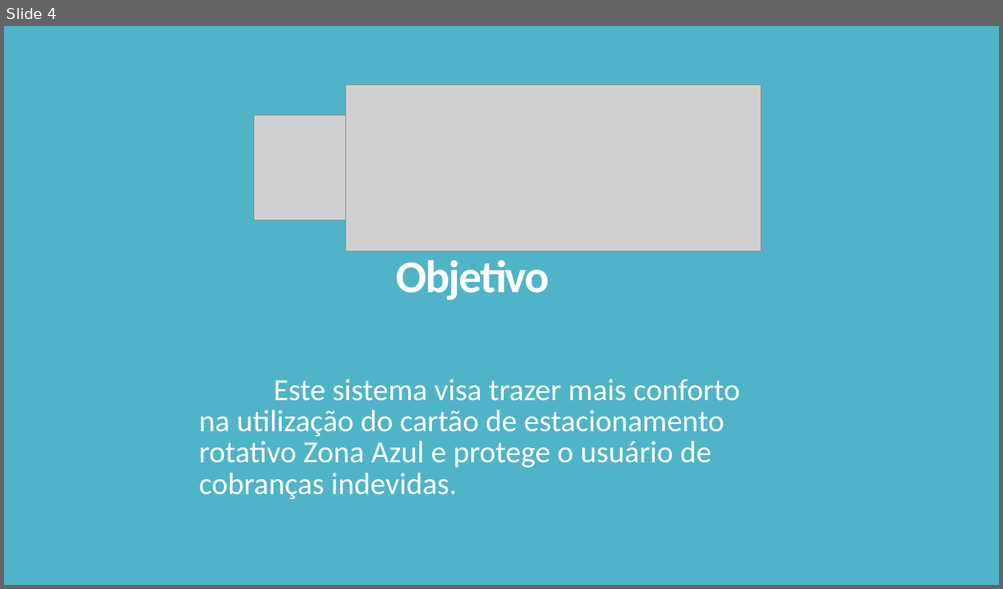
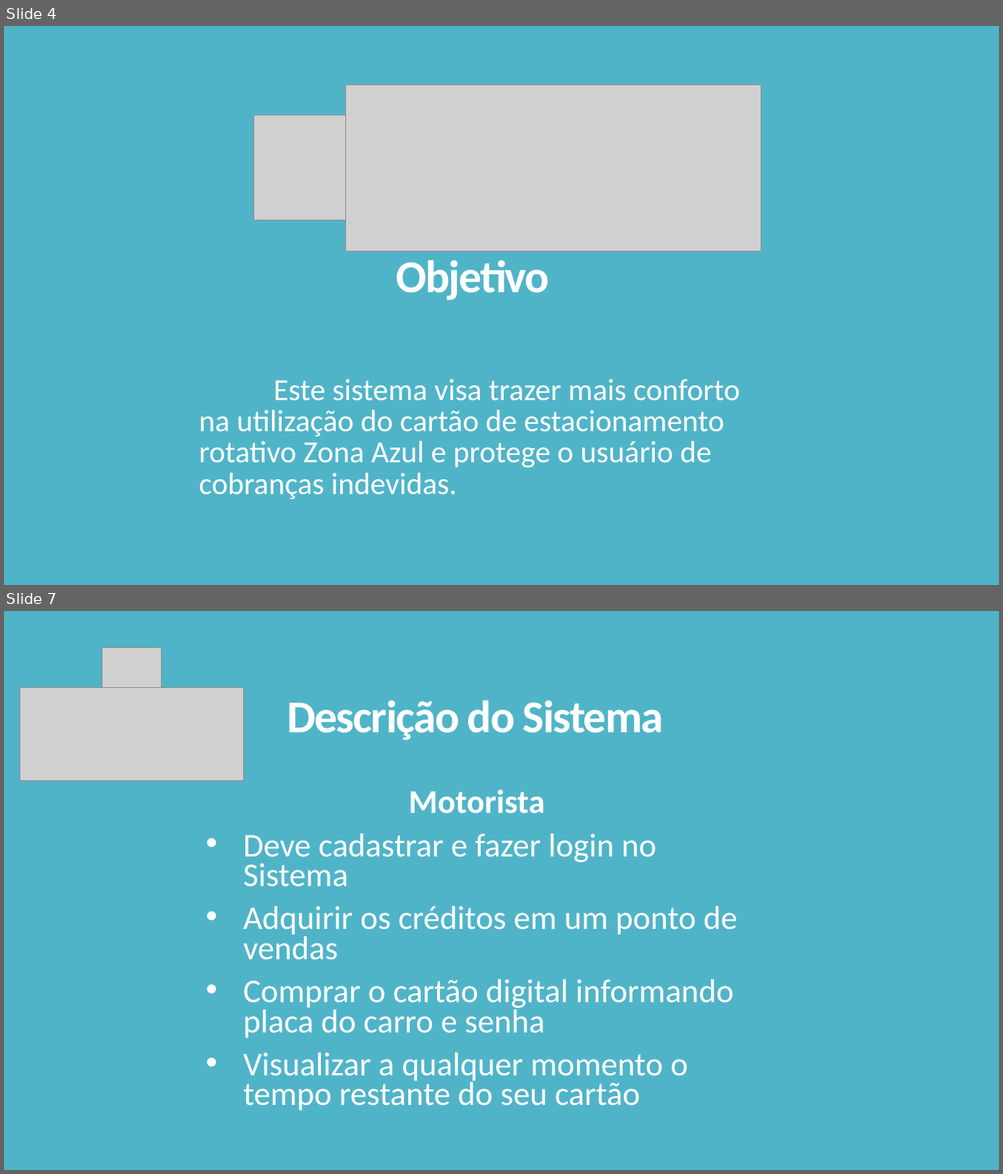
Before and after one commit to ifpe-cti/zonaAzulDigital, a slide deck: Doc/PPO.pptx. Shown one above the other, each under a label of ours: slide 4 before the commit, slides 4 and 7 after it; the slides between them are not shown. The pictures are 1003x589 and 1003x1174 pixels, drawn with LibreOffice and Linux fonts; fonts in the diff are those of the drawing; grey boxes stand for pictures. Boxes give left, top, right and bottom in pixels: in the first picture for what was removed or moved away, otherwise in the second. Text is boxed around its words. In the diff, an @@ line names an element or a change of style, - is before the commit and + after.

```diff
--- a/Doc/PPO.pptx
+++ b/Doc/PPO.pptx
@@ slide 7 added at bbox=[4, 611, 999, 1170], background #50B4C8 @@
@@ picture added at bbox=[102, 647, 162, 715] @@
@@ picture added at bbox=[20, 688, 244, 781] @@
@@ title added at bbox=[287, 701, 663, 741], 44 pt, text #FFFFFF, bold @@
+Descrição do Sistema
@@ subtitle added at bbox=[243, 789, 737, 1111], 32 pt, text #FFFFFF @@
+Motorista
+• Deve cadastrar e fazer login no Sistema
+• Adquirir os créditos em um ponto de vendas
+• Comprar o cartão digital informando placa do carro e senha
+• Visualizar a qualquer momento o tempo restante do seu cartão
```
Also in this commit, not shown: 3 slides changed, 2 other slides added.
